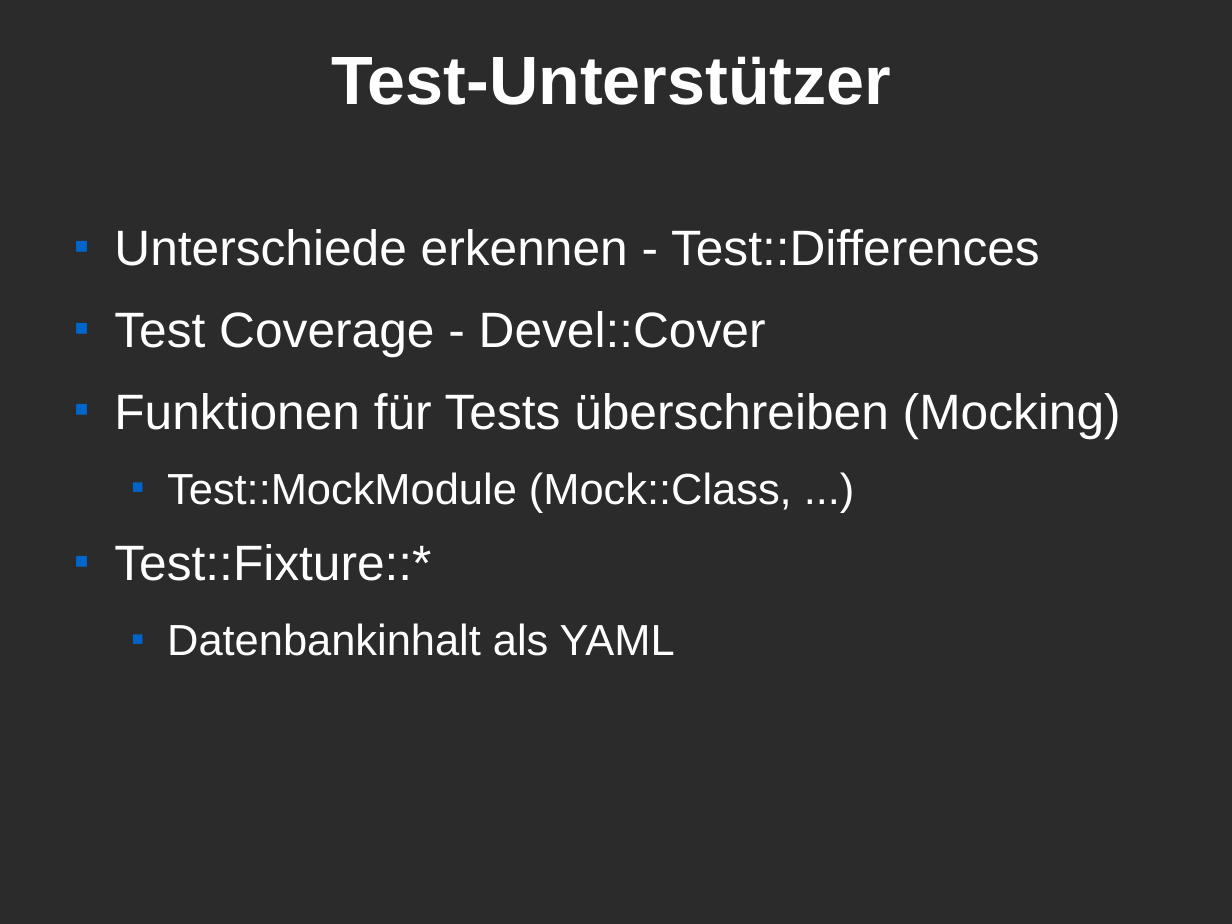
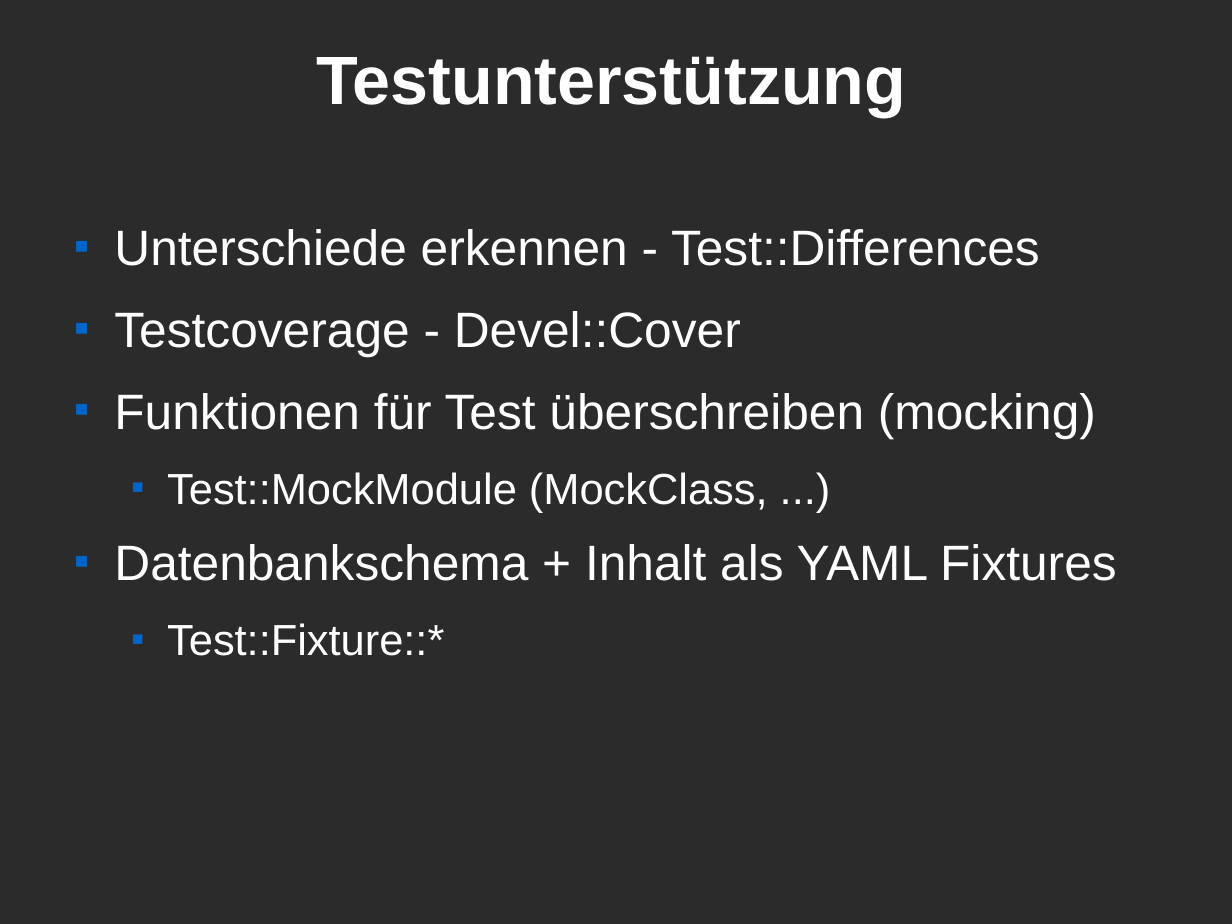
Before and after one commit to Caldrin/Vortrag_CLT, a slide deck: slide 8 of Modern Perl.odp (slide 10 before the commit). Drawn at 1232x924 pixels with LibreOffice and Linux fonts; fonts in the diff are those of the drawing; background and template pictures are left out; a plain dark background stands for a picture behind light text. Boxes give left, top, right and bottom in pixels: in the first picture for what was removed or moved away, otherwise in the second. Text is boxed around its words. In the diff, an @@ line names an element or a change of style, - is before the commit and + after.

```diff
--- a/Modern Perl.odp
+++ b/Modern Perl.odp
@@ title at (x1=316, y1=56, x2=906, y2=117): text changed @@
-Test-Unterstützer
+Testunterstützung
@@ text at (x1=114, y1=311, x2=1117, y2=581): text changed @@
-■ Test Coverage - Devel::Cover
-■ Funktionen für Tests überschreiben (Mocking)
-  ■ Test::MockModule (Mock::Class, ...)
+■ Testcoverage - Devel::Cover
+■ Funktionen für Test überschreiben (mocking)
+  ■ Test::MockModule (MockClass, ...)
+■ Datenbankschema + Inhalt als YAML Fixtures
@@ text at (x1=167, y1=623, x2=675, y2=656): paragraph removed @@
-  ■ Datenbankinhalt als YAML
@@ text at (x1=167, y1=623, x2=444, y2=656): size 32 to 28 pt in "Test::Fixture::*"; list level 1 to 2 in "Test::Fixture::*" @@
```
Also in this commit, not shown: 4 other slides changed, 4 slides added, 5 slides removed.
